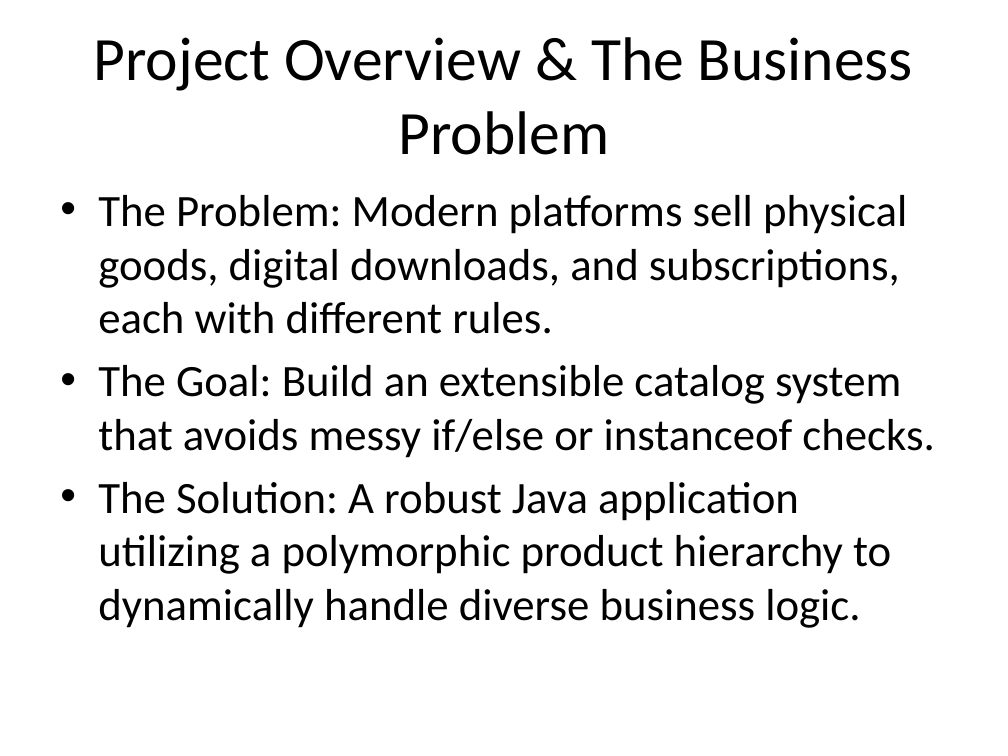
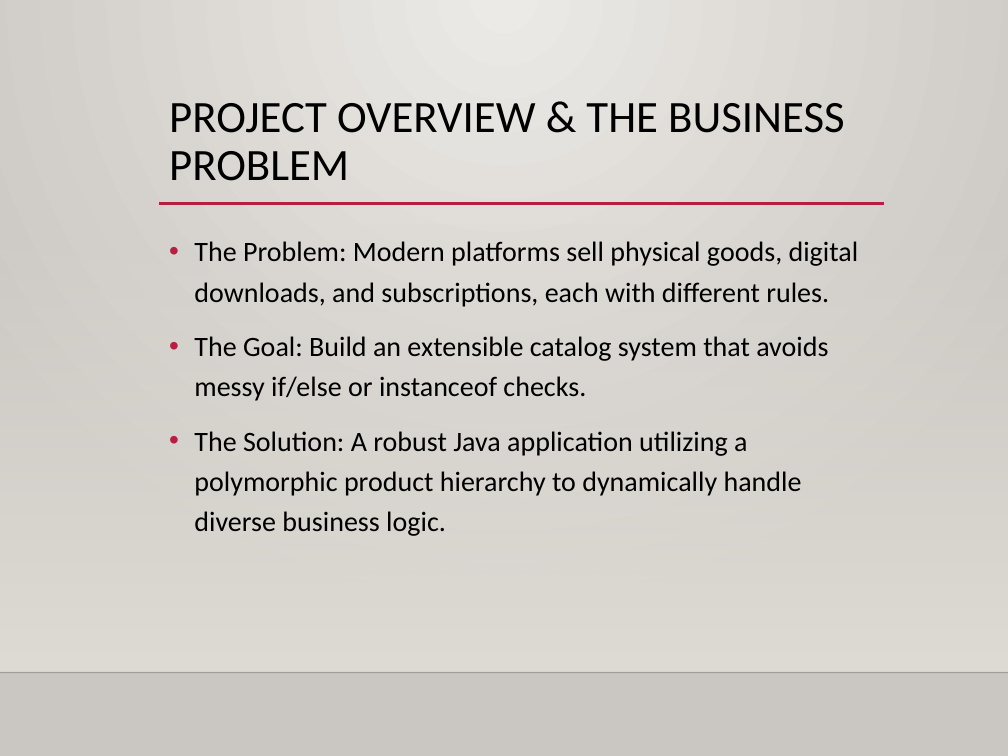
Before and after one commit to revanthkumarreddy-35/E-commerce-Product-Catalog-Hierarchy, a slide deck: slide 2 of Ecommerce_Presentation.pptx. Drawn at 1008x756 pixels with LibreOffice and Linux fonts; fonts in the diff are those of the drawing; background and template pictures are left out. Boxes give left, top, right and bottom in pixels: in the first picture for what was removed or moved away, otherwise in the second. Text is boxed around its words. In the diff, an @@ line names an element or a change of style, - is before the commit and + after.

```diff
--- a/Ecommerce_Presentation.pptx
+++ b/Ecommerce_Presentation.pptx
@@ background #FFFFFF to gradient #ECEAE7 to #CAC7C1 @@
@@ title "PROJECT OVERVIEW & THE BUSINESS ..." at <box>169,103,844,181</box>: vertical alignment middle to top @@
@@ title at <box>169,103,844,181</box>: text changed; size 44 to 32 pt @@
-Project Overview & The Business Problem
+PROJECT OVERVIEW & THE BUSINESS PROBLEM
@@ line added from (159, 204) to (884, 204), #B71E42 2.5 pt @@
@@ rectangle added at <box>0,222,1008,671</box>, fill gradient #DFDBD5 @@
@@ text "The Problem: Modern platforms sell ...": place and size @@
-text "The Problem: Modern platforms sell ..." at <box>98,195,934,628</box>
+text "The Problem: Modern platforms sell ..." at <box>194,241,859,536</box>
@@ text "The Problem: Modern platforms sell ..." at <box>194,241,859,536</box>: size 32 to 20 pt; indent changed; line spacing 1 to 1.2; more space between paragraphs @@
@@ line added from (0, 672) to (1008, 672), #000001 1 pt @@
```
Also in this commit, not shown: 7 other slides changed, 2 other files.
